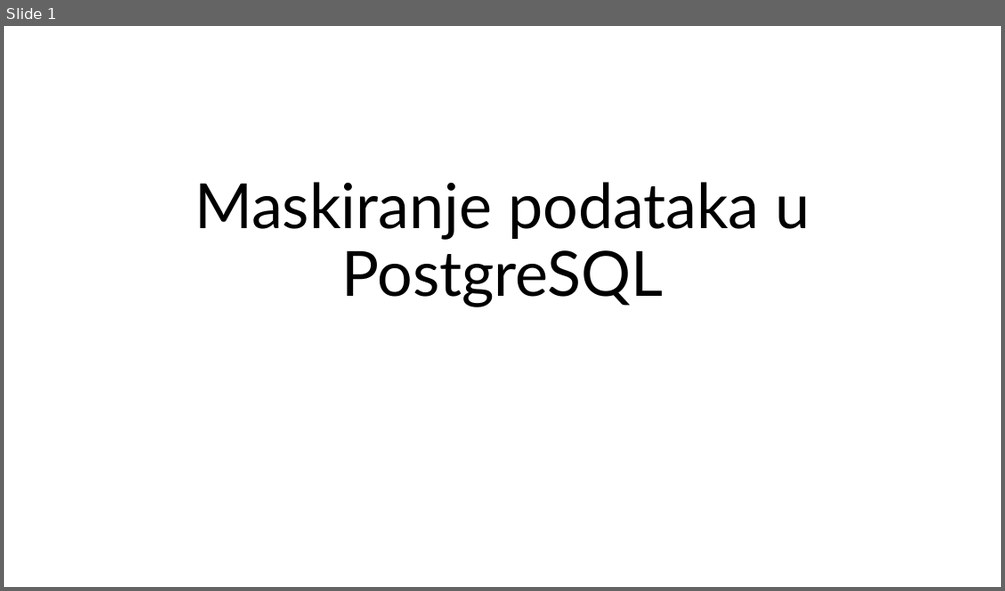
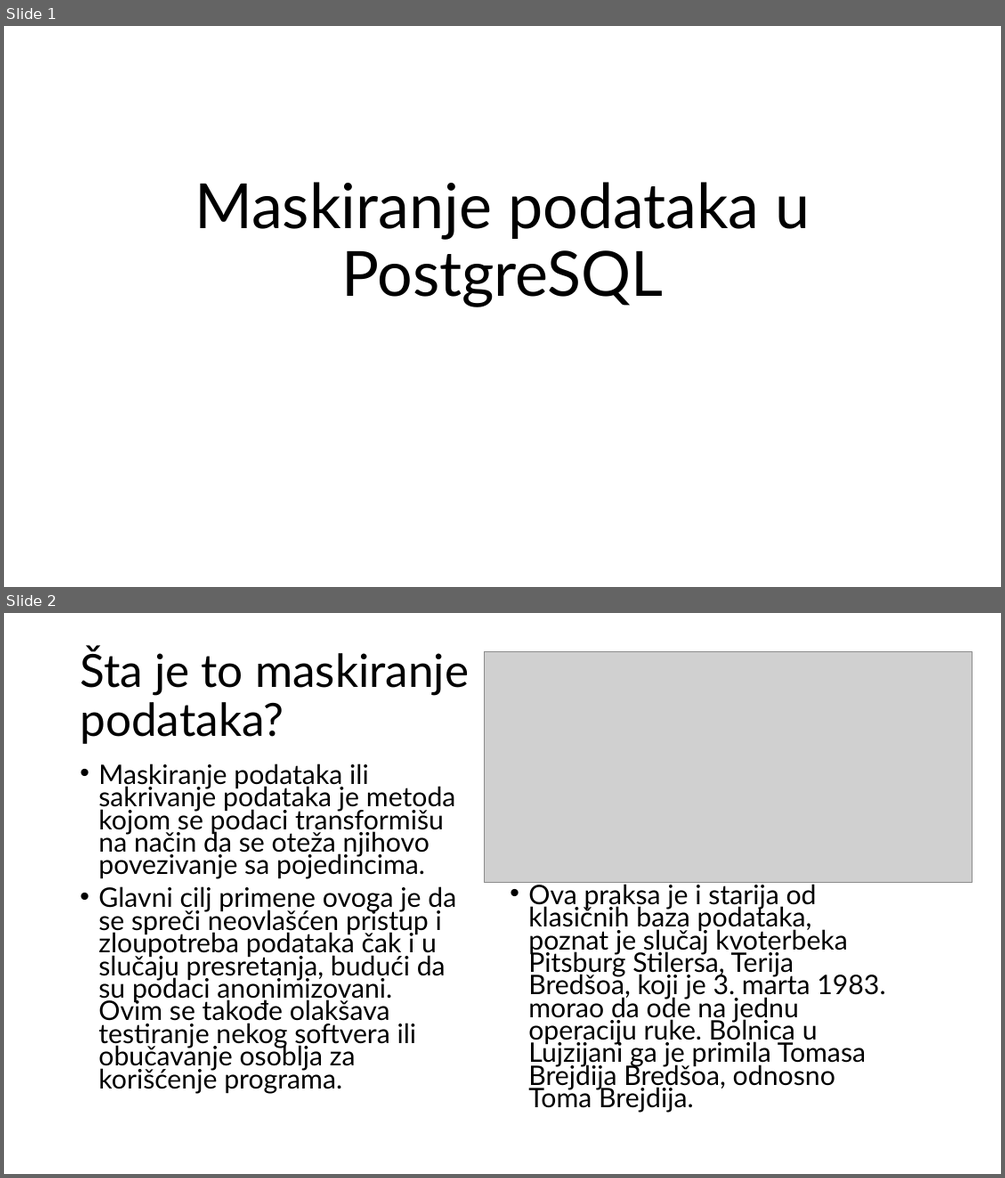
Before and after one commit to radisa-markovic/data-masking-postgres, a slide deck: Maskiranje podataka PostgreSQL.pptx. Shown one above the other, each under a label of ours: slide 1 before the commit, slides 1 and 2 after it. The pictures are 1005x591 and 1005x1178 pixels, drawn with LibreOffice and Linux fonts; fonts in the diff are those of the drawing; grey boxes stand for pictures. Boxes give left, top, right and bottom in pixels: in the first picture for what was removed or moved away, otherwise in the second. Text is boxed around its words. In the diff, an @@ line names an element or a change of style, - is before the commit and + after.

```diff
--- a/Maskiranje podataka PostgreSQL.pptx
+++ b/Maskiranje podataka PostgreSQL.pptx
@@ slide 2 added at (4, 613, 1001, 1174), background #FFFFFF @@
@@ title added at (80, 648, 469, 744), 44 pt, text #000000 @@
+Šta je to maskiranje podataka?
@@ picture added at (484, 652, 971, 882) @@
@@ text added at (98, 763, 456, 1093), 25.9 pt, text #000000 @@
+• Maskiranje podataka ili sakrivanje podataka je metoda kojom se podaci transformišu na način da se oteža njihovo povezivanje sa pojedincima.
+• Glavni cilj primene ovoga je da se spreči neovlašćen pristup i zloupotreba podataka čak i u slučaju presretanja, budući da su podaci anonimizovani. Ovim se takođe olakšava testiranje nekog softvera ili obučavanje osoblja za korišćenje programa.
@@ text added at (528, 880, 885, 1112), 25.9 pt, text #000000 @@
+• Ova praksa je i starija od klasičnih baza podataka, poznat je slučaj kvoterbeka Pitsburg Stilersa, Terija Bredšoa, koji je 3. marta 1983. morao da ode na jednu operaciju ruke. Bolnica u Lujzijani ga je primila Tomasa Brejdija Bredšoa, odnosno Toma Brejdija.
```
Also in this commit, not shown: 13 other slides added.
